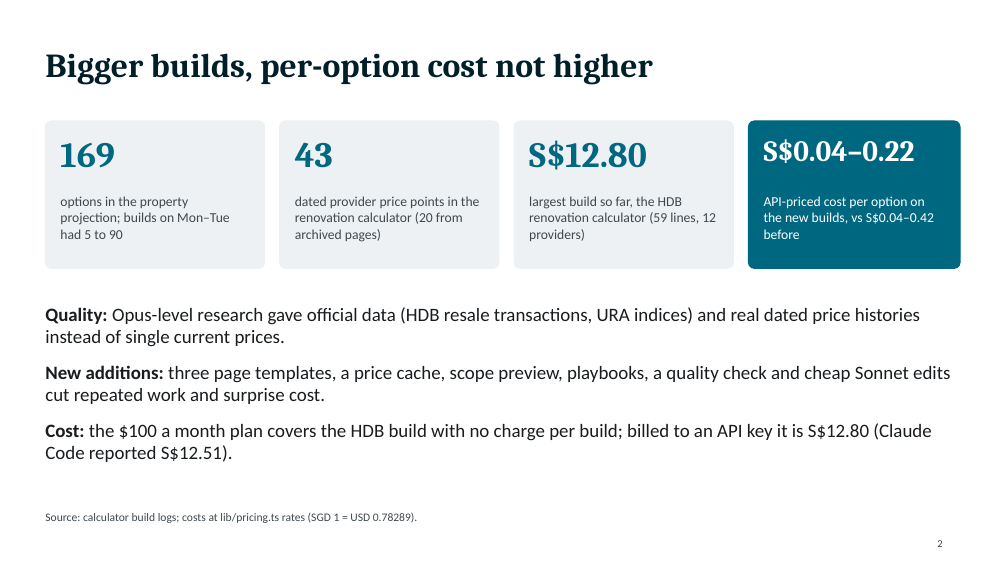
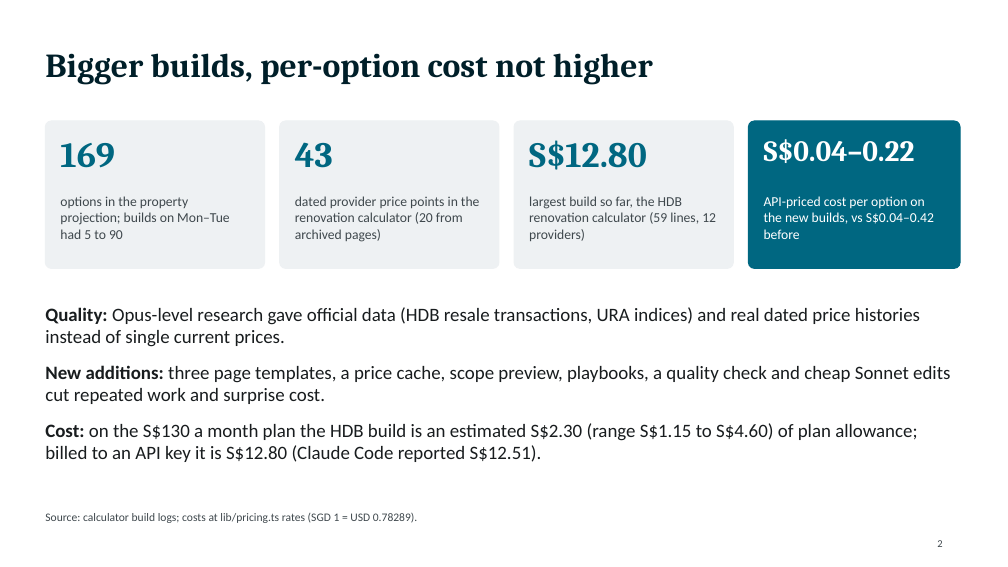
Before and after one commit to Minemine-afk/FinWebBuilder, a slide deck: slide 2 of FinWebBuilder-changes-made.pptx. Drawn at 1008x567 pixels with LibreOffice and Linux fonts; fonts in the diff are those of the drawing. Boxes give left, top, right and bottom in pixels: in the first picture for what was removed or moved away, otherwise in the second. Text is boxed around its words. In the diff, an @@ line names an element or a change of style, - is before the commit and + after.

```diff
--- a/FinWebBuilder-changes-made.pptx
+++ b/FinWebBuilder-changes-made.pptx
@@ text at (45,423,917,462): text changed @@
-Cost: the $100 a month plan covers the HDB build with no charge per build; billed to an API key it is S$12.80 (Claude Code reported S$12.51).
+Cost: on the S$130 a month plan the HDB build is an estimated S$2.30 (range S$1.15 to S$4.60) of plan allowance; billed to an API key it is S$12.80 (Claude Code reported S$12.51).
```
Also in this commit, not shown: 3 other slides changed.
